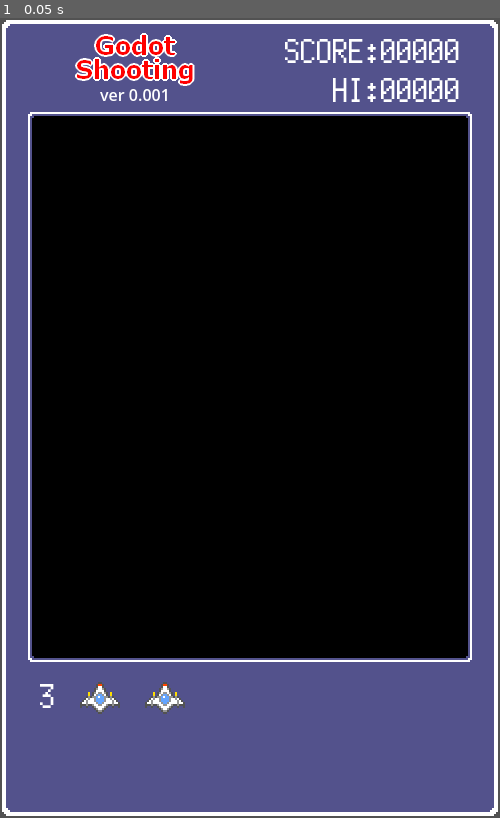
Above: before the commit, frame 1.
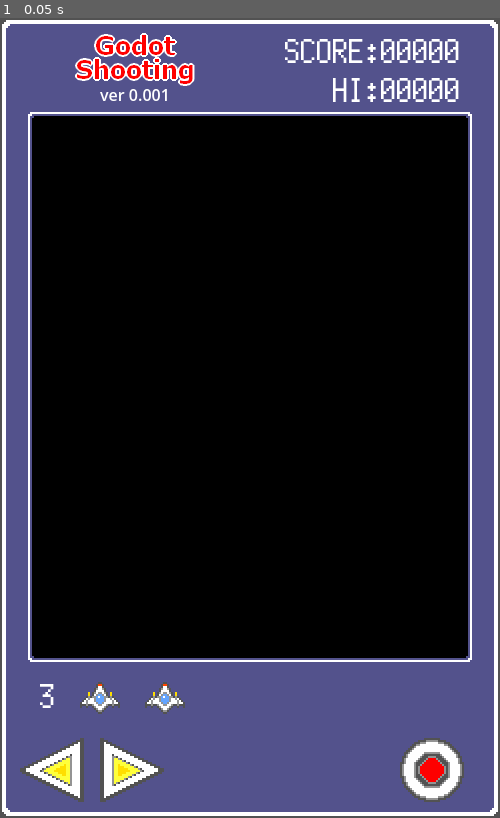
Above: after the commit, the same moment.

Repository: vivisuke/GD4Shooting
Game: Godot game, scene res://main_scene.tscn
Two runs of this game, one before a commit and one after it. Both use one fixed random seed, a clock stepped at 60 frames per second and the inputs below.
Inputs:
- Up to frame 1 (0.05 s): no input

The runs differ from the first frame. In frame 1, 1.9% of the frame differs, in the area x 4-93%, y 90-98%.

Commit message:
0009 ◎ C 08/27 08/27 0.001│ToDo│左右・ミサイルボタン設置

Diff:
--- a/Gd4Shooting/main_scene.tscn
+++ b/Gd4Shooting/main_scene.tscn
@@ -1,9 +1,12 @@
-[gd_scene load_steps=5 format=3 uid="uid://swmccl33px8h"]
+[gd_scene load_steps=8 format=3 uid="uid://swmccl33px8h"]
 
 [ext_resource type="Texture2D" uid="uid://grftf0fkt3gk" path="res://images/frame.png" id="1_blcxp"]
 [ext_resource type="Texture2D" uid="uid://coqquwd0ha2qh" path="res://images/title.png" id="2_hmrqn"]
 [ext_resource type="FontFile" uid="uid://478bnoav4k7" path="res://fonts/PixelMplus12-Regular.ttf" id="3_yeb5j"]
 [ext_resource type="Texture2D" uid="uid://bp7q577oy44lu" path="res://images/player1.png" id="4_fen7f"]
+[ext_resource type="Texture2D" uid="uid://dja0yheg5otm5" path="res://images/left.png" id="5_s2j44"]
+[ext_resource type="Texture2D" uid="uid://dadui7g6ecdnv" path="res://images/right.png" id="6_iqbs6"]
+[ext_resource type="Texture2D" uid="uid://cwxsmdsu17kyh" path="res://images/btn2.png" id="7_qg3xw"]
 
 [node name="MainScene" type="Node2D"]
 
@@ -87,3 +90,24 @@
 [node name="ReserveFighter2" type="Sprite2D" parent="CanvasLayer"]
 position = Vector2(165, 680)
 texture = ExtResource("4_fen7f")
+
+[node name="LeftButton" type="TextureButton" parent="CanvasLayer"]
+offset_left = 20.0
+offset_top = 720.0
+offset_right = 84.0
+offset_bottom = 784.0
+texture_normal = ExtResource("5_s2j44")
+
+[node name="RightButton" type="TextureButton" parent="CanvasLayer"]
+offset_left = 100.0
+offset_top = 720.0
+offset_right = 164.0
+offset_bottom = 784.0
+texture_normal = ExtResource("6_iqbs6")
+
+[node name="FireButton" type="TextureButton" parent="CanvasLayer"]
+offset_left = 400.0
+offset_top = 720.0
+offset_right = 464.0
+offset_bottom = 784.0
+texture_normal = ExtResource("7_qg3xw")
Not shown, changed: GD4Shooting.spr
